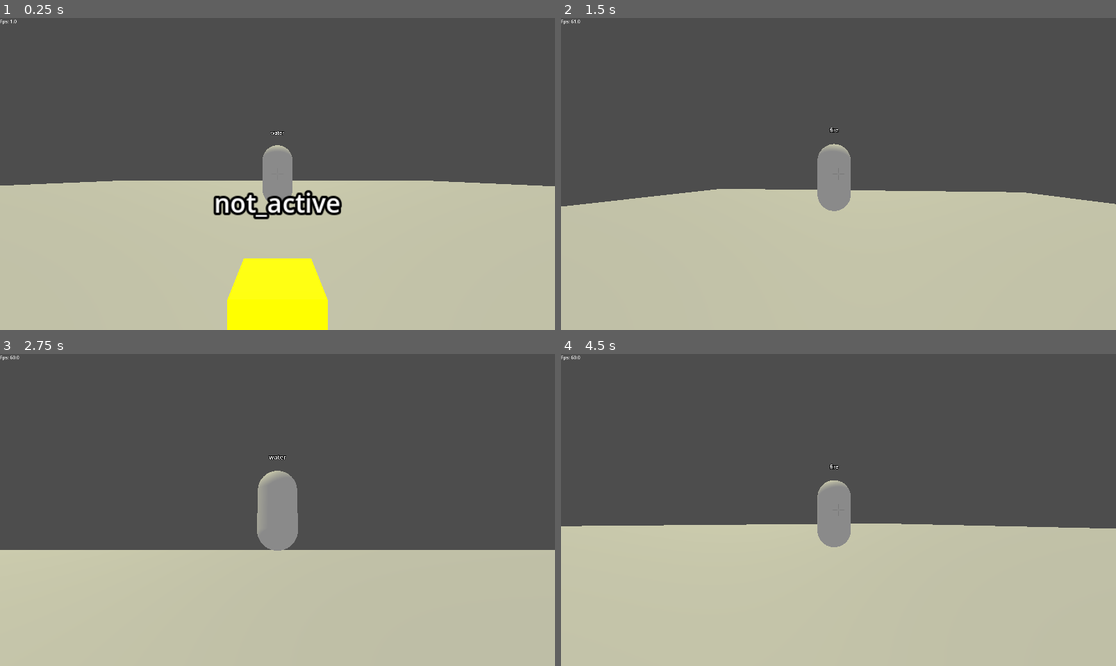
Above: before the commit, frames 1-4 (two rows, left to right).
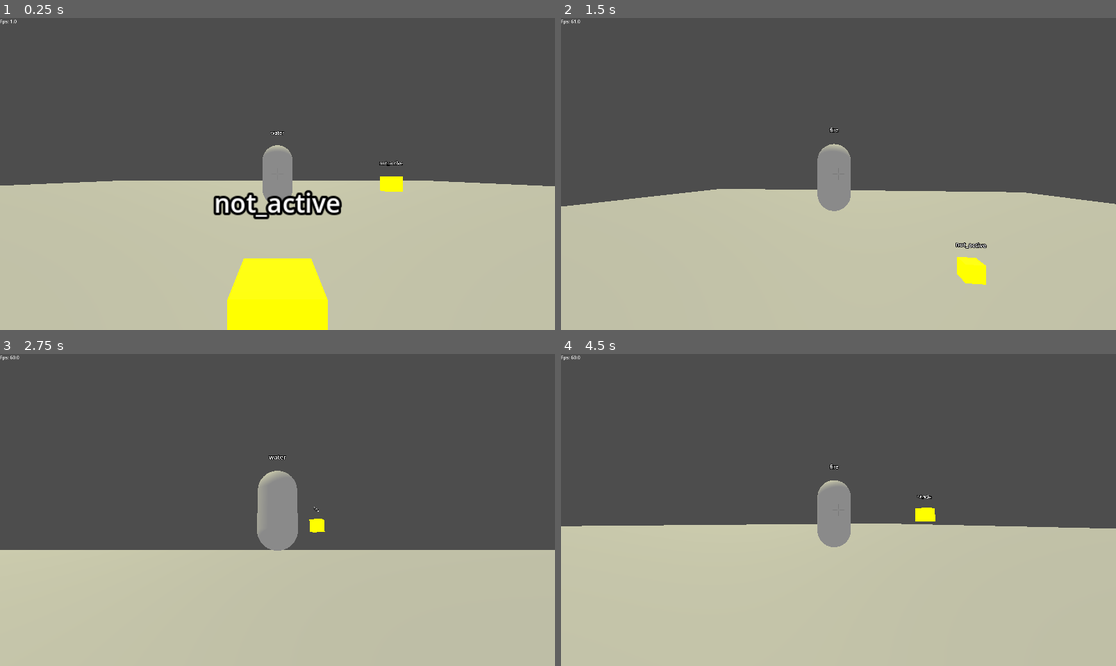
Above: after the commit, the same moments.

Repository: JZxAkuma/FIT2145-Game-Prototype-1
Game: Godot game, scene res://do_not_touch_this.tscn
Two runs of this game, one before a commit and one after it. Both use one fixed random seed, a clock stepped at 60 frames per second and the inputs below. This scene is started directly instead of the project's main scene.
Inputs (mouse positions are in pixels of both pictures, inside the frame that each line leads up to):
- Up to frame 1 (0.25 s): no input
- Up to frame 2 (1.5 s): tap Enter (ui_accept) at 0.5 s; move the mouse to (866, 174) at 0.52 s; hold Right mouse button (aim) 0.53-1.28 s; hold Up (ui_up) from 0.53 s (still down); tap Space (jump) at 0.77 s; move the mouse to (810, 174) at 1.27 s; tap Mouse wheel down (scroll_down) at 1.35 s
- Up to frame 3 (2.75 s): keep holding Up (ui_up); tap Space (jump) at 1.52 s; move the mouse to (288, 503) at 2.02 s; tap Mouse wheel up (scroll_up) at 2.1 s
- Up to frame 4 (4.5 s): keep holding Up (ui_up); tap Enter (ui_accept) at 2.75 s; move the mouse to (832, 516) at 2.77 s; click (832, 516) at 2.85 s; tap Space (jump) at 3.02, 3.77 s; move the mouse to (877, 513) at 3.52 s; hold Right mouse button (aim) 3.53-4.28 s; move the mouse to (794, 506) at 4.27 s; tap Mouse wheel down (scroll_down) at 4.35 s

The runs differ from the first frame. In frame 1, 0.2% of the frame differs, in the area x 68-73%, y 45-56%; in frame 2, 0.5%, in the area x 71-77%, y 71-86%; in frame 3, 0.1%; in frame 4, 0.2%.

Commit message:
Cant remember what i change here lol

Diff:
--- a/do_not_touch_this.tscn
+++ b/do_not_touch_this.tscn
@@ -14,11 +14,14 @@
 [node name="WorldEnvironment" type="WorldEnvironment" parent="."]
 environment = SubResource("Environment_cw2en")
 
+[node name="Checkpoint2" parent="." instance=ExtResource("1_o3iqb")]
+transform = Transform3D(1, 0, 0, 0, 1, 0, 0, 0, 1, 3.82652, 1.52235, 0)
+
 [node name="Checkpoint" parent="." instance=ExtResource("1_o3iqb")]
 transform = Transform3D(1, 0, 0, 0, 1, 0, 0, 0, 1, 0, 0.973377, 5.58031)
 
 [node name="respawn point" parent="Checkpoint" index="2"]
-transform = Transform3D(1, 0, 0, 0, 1, 0, 0, 0, 1, 1.22363, 0.739065, 0.436309)
+transform = Transform3D(1, 0, 0, 0, 1, 0, 0, 0, 1, 2.53718, 0.739065, 0.436309)
 
 [node name="DirectionalLight3D" type="DirectionalLight3D" parent="."]
 transform = Transform3D(1, 0, 0, 0, -0.483894, 0.875127, 0, -0.875127, -0.483894, 0, 9.40327, 0)
